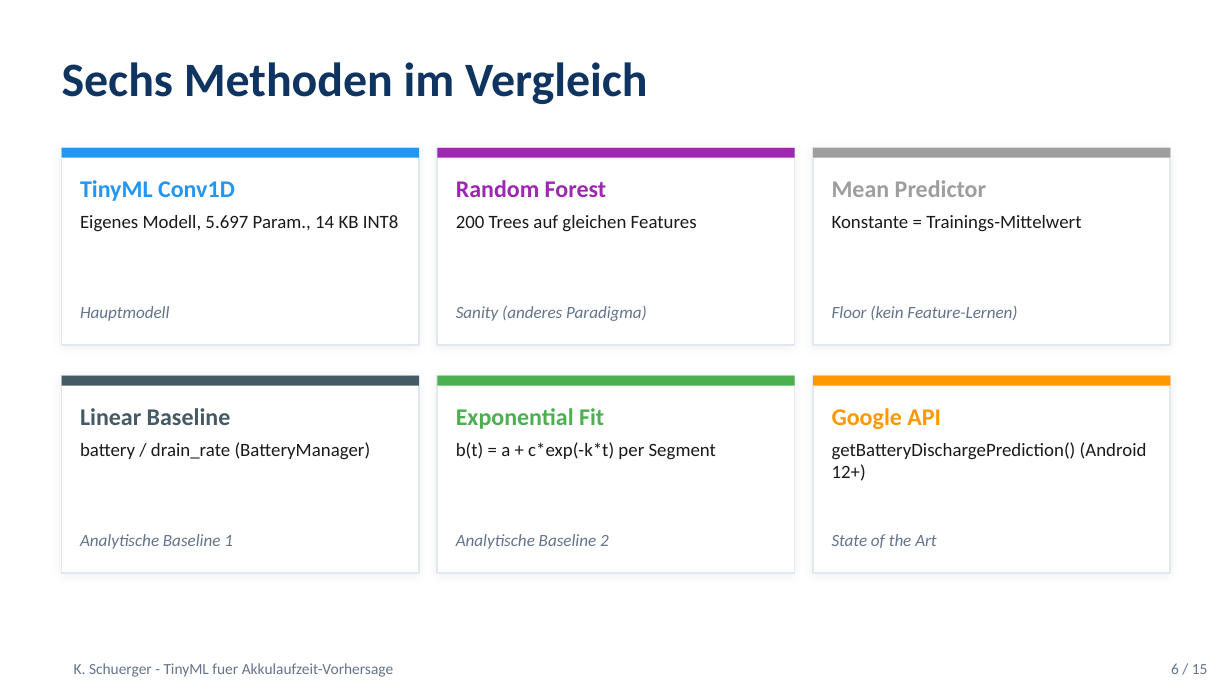
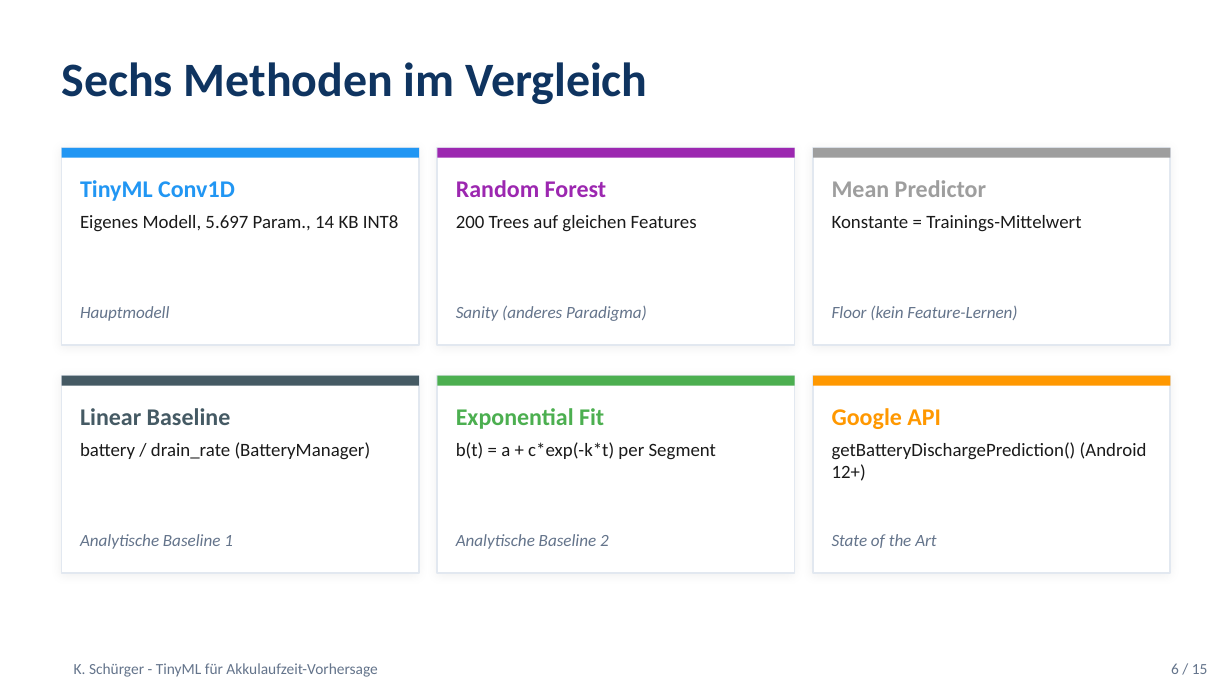
Before and after one commit to Keno-fsdf/HandyUsageRepo, a slide deck: slide 6 of paper/Paper_Verteidigung.pptx. Drawn at 1232x693 pixels with LibreOffice and Linux fonts; fonts in the diff are those of the drawing. Boxes give left, top, right and bottom in pixels: in the first picture for what was removed or moved away, otherwise in the second. Text is boxed around its words. In the diff, an @@ line names an element or a change of style, - is before the commit and + after.

```diff
--- a/paper/Paper_Verteidigung.pptx
+++ b/paper/Paper_Verteidigung.pptx
@@ text at [74,663,377,677]: text changed @@
-K. Schuerger - TinyML fuer Akkulaufzeit-Vorhersage
+K. Schürger - TinyML für Akkulaufzeit-Vorhersage
```
Also in this commit, not shown: 14 other slides changed, 1 other file.
